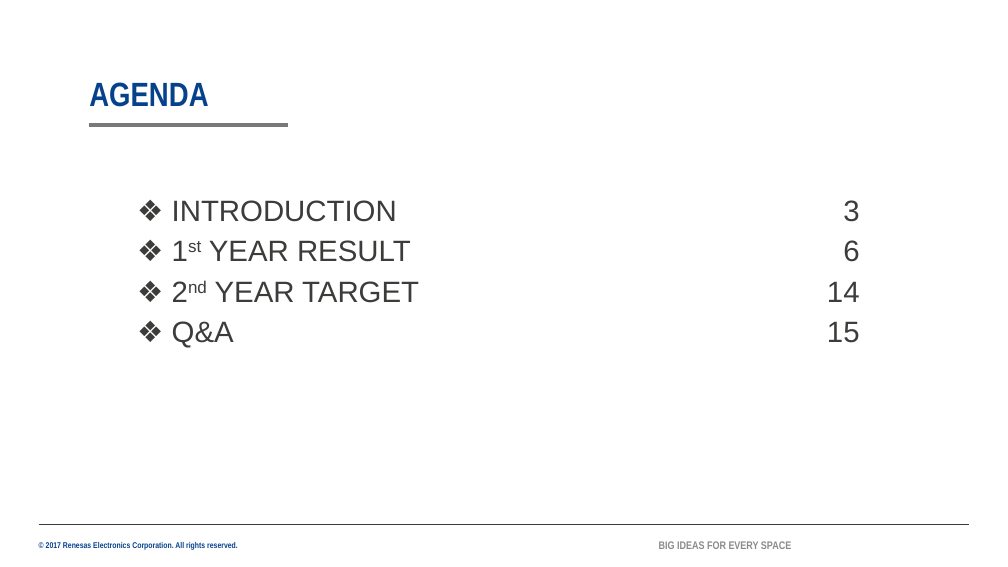
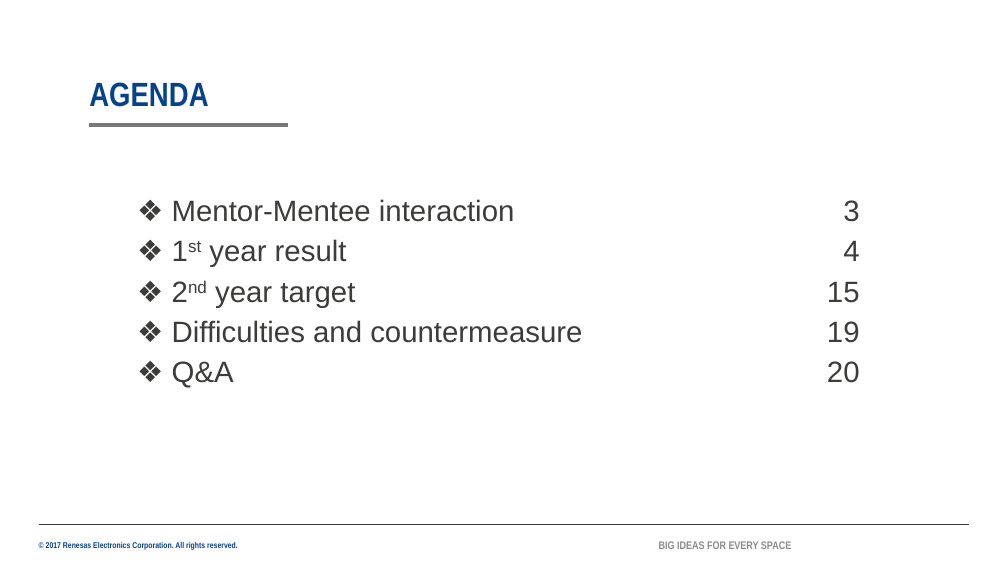
Before and after one commit to lesyhau/bridge, a slide deck: slide 2 of 2082_HauSyLe_PER_MentorMentee_26G.pptx. Drawn at 1008x567 pixels with LibreOffice and Linux fonts; fonts in the diff are those of the drawing; background and template pictures are left out. Boxes give left, top, right and bottom in pixels: in the first picture for what was removed or moved away, otherwise in the second. Text is boxed around its words. In the diff, an @@ line names an element or a change of style, - is before the commit and + after.

```diff
--- a/2082_HauSyLe_PER_MentorMentee_26G.pptx
+++ b/2082_HauSyLe_PER_MentorMentee_26G.pptx
@@ table at (x1=130, y1=191, x2=868, y2=405) @@
-row 1: INTRODUCTION | 3
-row 2: 1st YEAR RESULT | 6
-row 3: 2nd YEAR TARGET | 14
-row 4: Q&A | 15
+row 1: Mentor-Mentee interaction | 3
+row 2: 1st year result | 4
+row 3: 2nd year target | 15
+row 4: Difficulties and countermeasure | 19
+row 5: Q&A | 20
```
Also in this commit, not shown: 13 other slides changed, 3 slides added, 1 slide removed, 1 other file.
